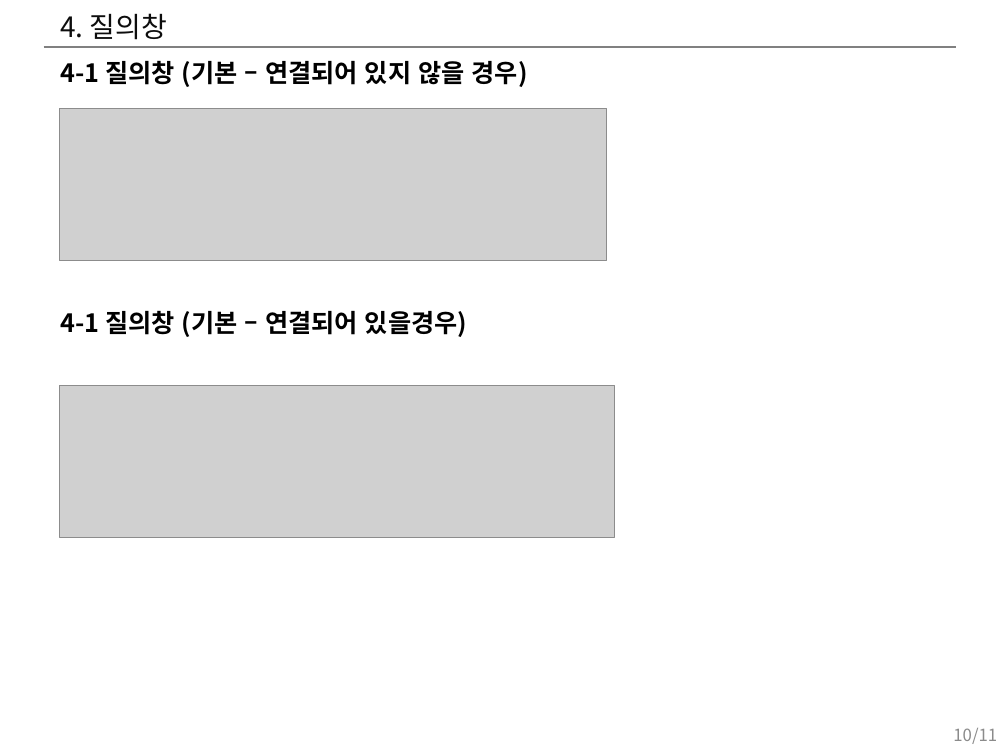
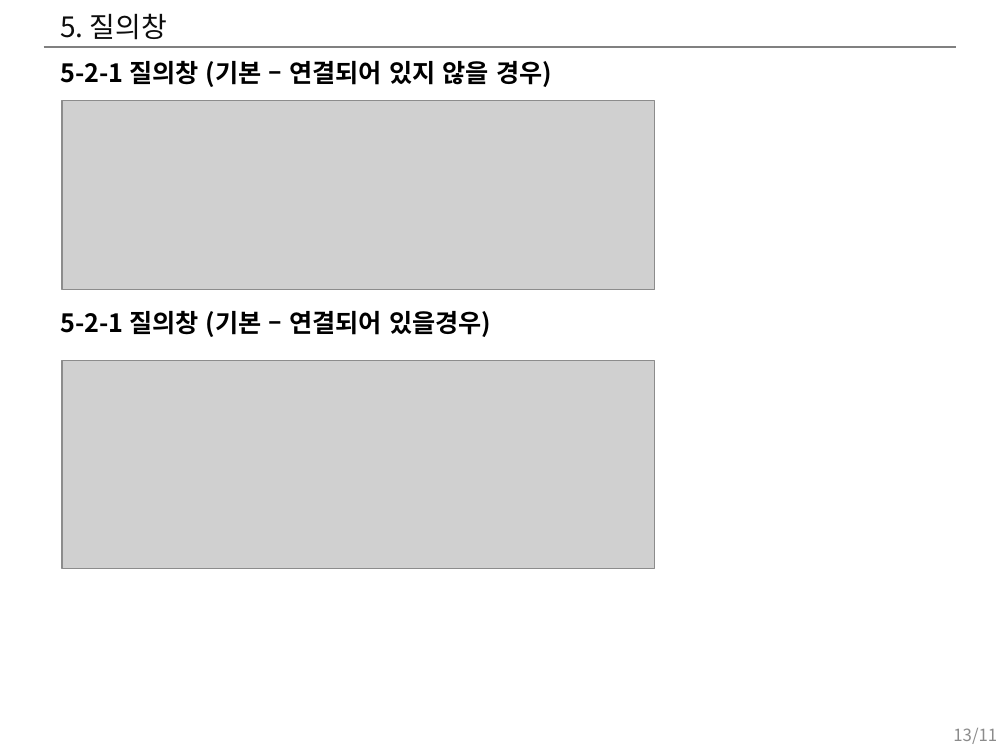
Before and after one commit to hwany7seo/gdbms_document, a slide deck: slide 13 of mockup/시각화도구_UI_UX_기획서.pptx (slide 10 before the commit). Drawn at 1008x756 pixels with LibreOffice and Linux fonts; fonts in the diff are those of the drawing; grey boxes stand for pictures. Boxes give left, top, right and bottom in pixels: in the first picture for what was removed or moved away, otherwise in the second. Text is boxed around its words. In the diff, an @@ line names an element or a change of style, - is before the commit and + after.

```diff
--- a/mockup/시각화도구_UI_UX_기획서.pptx
+++ b/mockup/시각화도구_UI_UX_기획서.pptx
@@ title at bbox=[60, 13, 167, 40]: text changed @@
-4. 질의창
+5. 질의창
@@ text at bbox=[60, 60, 552, 87]: text changed @@
-4-1 질의창 (기본 – 연결되어 있지 않을 경우)
+5-2-1 질의창 (기본 – 연결되어 있지 않을 경우)
@@ picture: place and size @@
-picture at bbox=[59, 108, 607, 260]
+picture at bbox=[61, 101, 654, 290]
@@ text at bbox=[60, 310, 491, 337]: text changed @@
-4-1 질의창 (기본 – 연결되어 있을경우)
+5-2-1 질의창 (기본 – 연결되어 있을경우)
@@ picture: place and size @@
-picture at bbox=[59, 385, 615, 537]
+picture at bbox=[61, 361, 654, 569]
@@ page number at bbox=[953, 728, 997, 744]: text changed @@
-10/11
+13/11
```
Also in this commit, not shown: 2 other slides changed, 9 slides added, 6 other files.
